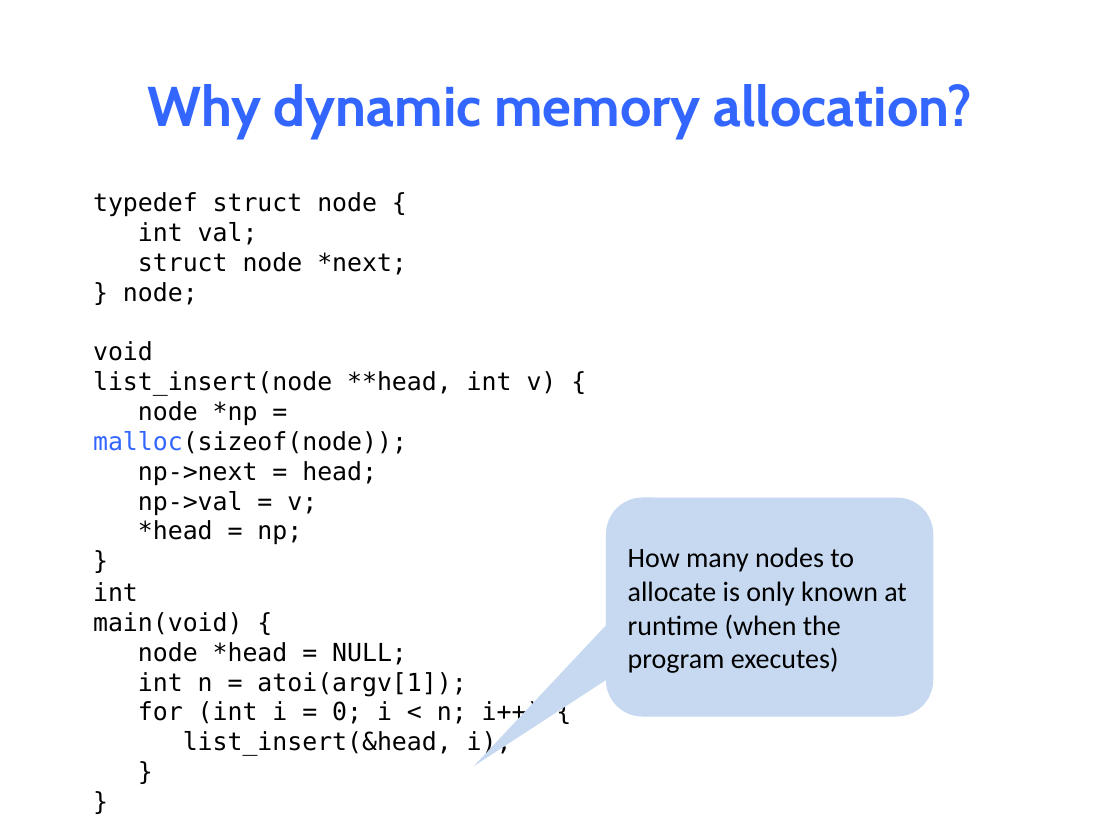
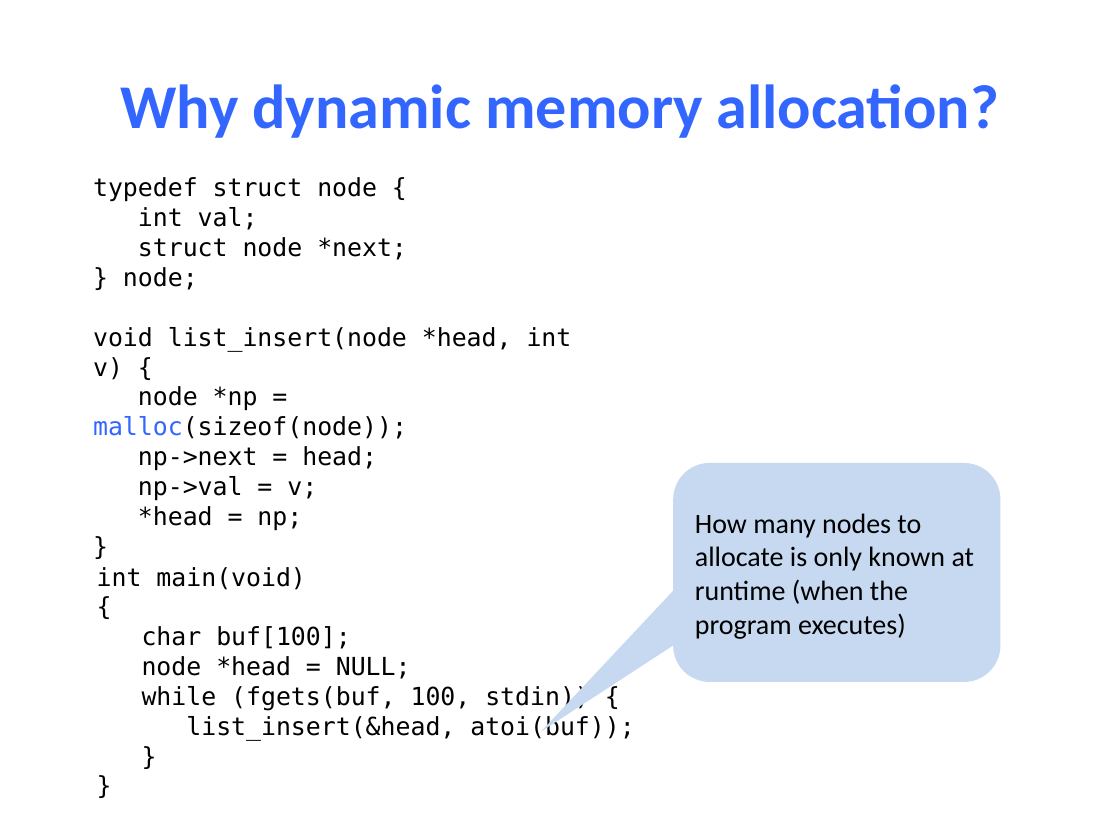
Before and after one commit to NYU-CSO/nyu-cso.github.io, a slide deck: slide 4 of notes/14-Dynamic_Allocator.pptx (slide 2 before the commit). Drawn at 1120x840 pixels with LibreOffice and Linux fonts; fonts in the diff are those of the drawing. Boxes give left, top, right and bottom in pixels: in the first picture for what was removed or moved away, otherwise in the second. Text is boxed around its words. In the diff, an @@ line names an element or a change of style, - is before the commit and + after.

```diff
--- a/notes/14-Dynamic_Allocator.pptx
+++ b/notes/14-Dynamic_Allocator.pptx
@@ title "Why dynamic memory allocation?" at (121, 84, 999, 138): size 36 to 40 pt, font Cabin to Calibri @@
@@ text "typedef struct node {": place and size @@
-text "typedef struct node {" at (93, 192, 557, 545)
+text "typedef struct node {" at (93, 177, 572, 531)
@@ text at (93, 327, 572, 380): text changed @@
-void
-list_insert(node **head, int v) {
+void list_insert(node *head, int v) {
@@ rounded speech box "How many nodes to allocate ...": place and size @@
-rounded speech box "How many nodes to allocate ..." at (606, 497, 933, 717)
+rounded speech box "How many nodes to allocate ..." at (673, 463, 1000, 682)
@@ text "int main(void)": place and size @@
-text "int main(void)" at (93, 582, 542, 757)
+text "int main(void)" at (97, 567, 634, 741)
@@ text at (97, 567, 351, 649): text changed @@
-int
-main(void) {
+int main(void)
+{
+char buf[100];
@@ text at (142, 684, 634, 741): text changed @@
-int n = atoi(argv[1]);
-for (int i = 0; i < n; i++) {
-list_insert(&head, i);
+while (fgets(buf, 100, stdin)) {
+list_insert(&head, atoi(buf));
```
Also in this commit, not shown: 51 other slides changed, 29 slides added, 10 slides removed, 1 other file.
